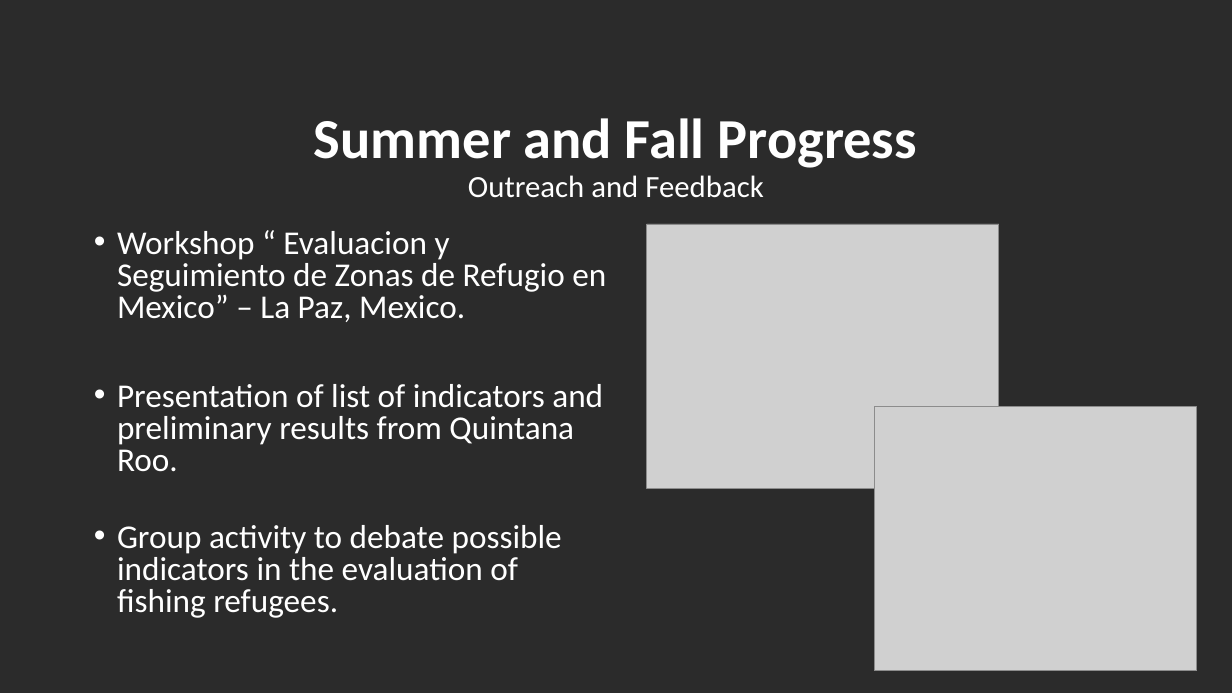
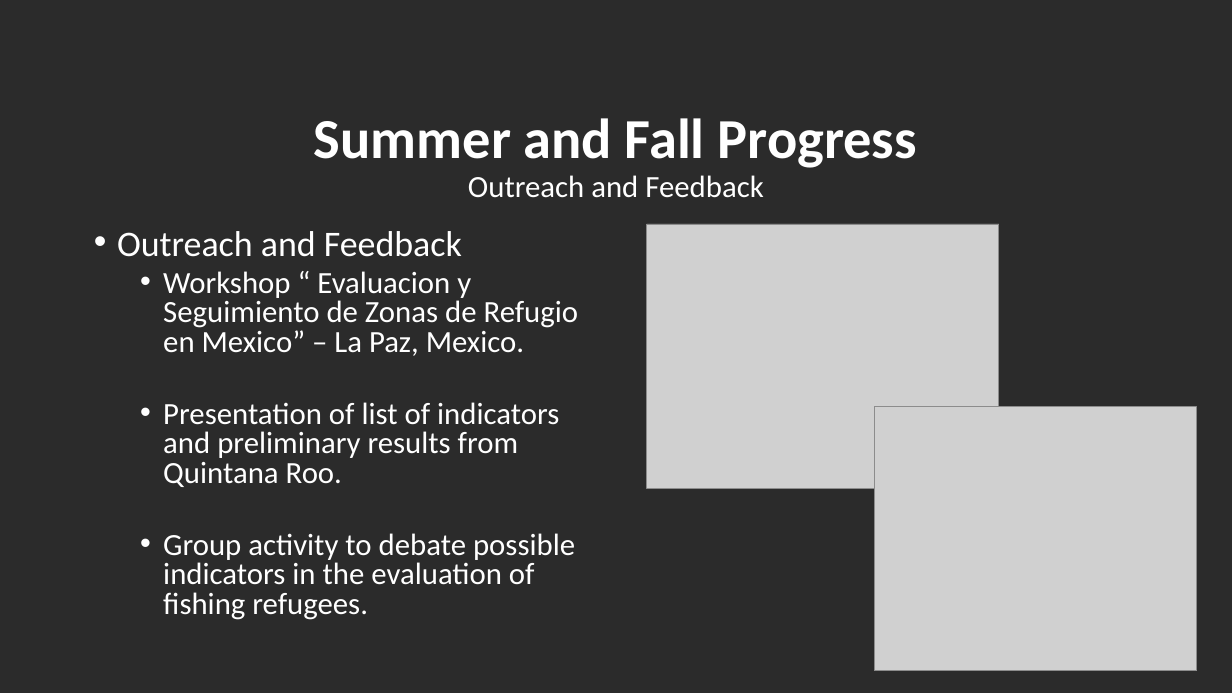
Before and after one commit to turfeffect/Docs, a slide deck: slide 8 of Presentations/Fall Review Meeting/A FRAMEWORK TO EVALUATE MARINE RESERVES IN MEXICO.pptx. Drawn at 1232x693 pixels with LibreOffice and Linux fonts; fonts in the diff are those of the drawing; grey boxes stand for pictures; background and template pictures are left out; a plain dark background stands for a picture behind light text. Boxes give left, top, right and bottom in pixels: in the first picture for what was removed or moved away, otherwise in the second. Text is boxed around its words. In the diff, an @@ line names an element or a change of style, - is before the commit and + after.

```diff
--- a/Presentations/Fall Review Meeting/A FRAMEWORK TO EVALUATE MARINE RESERVES IN MEXICO.pptx
+++ b/Presentations/Fall Review Meeting/A FRAMEWORK TO EVALUATE MARINE RESERVES IN MEXICO.pptx
@@ text at (117, 231, 462, 257): paragraph added @@
+• Outreach and Feedback
@@ text at (163, 271, 579, 620): size 25.9 to 24 pt; list level 1 to 2 in "Workshop “ Evaluacion y Seguimiento ..."; list level 1 to 2 in "Presentation of list of indicators ..."; list level 1 to 2 in "Group activity to debate possible ..." @@
```
Also in this commit, not shown: 4 other slides changed, 4 slides added, 3 slides removed.
